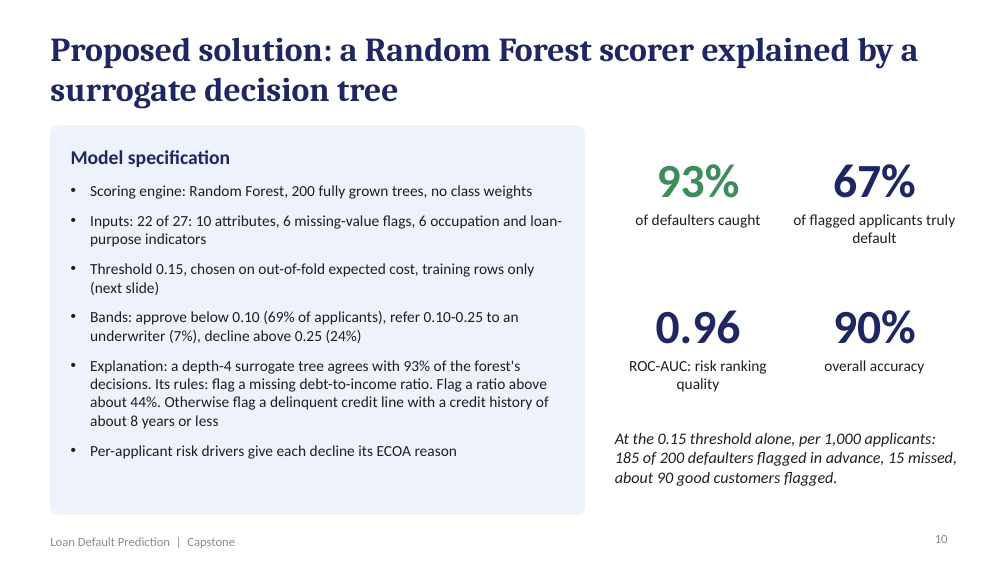
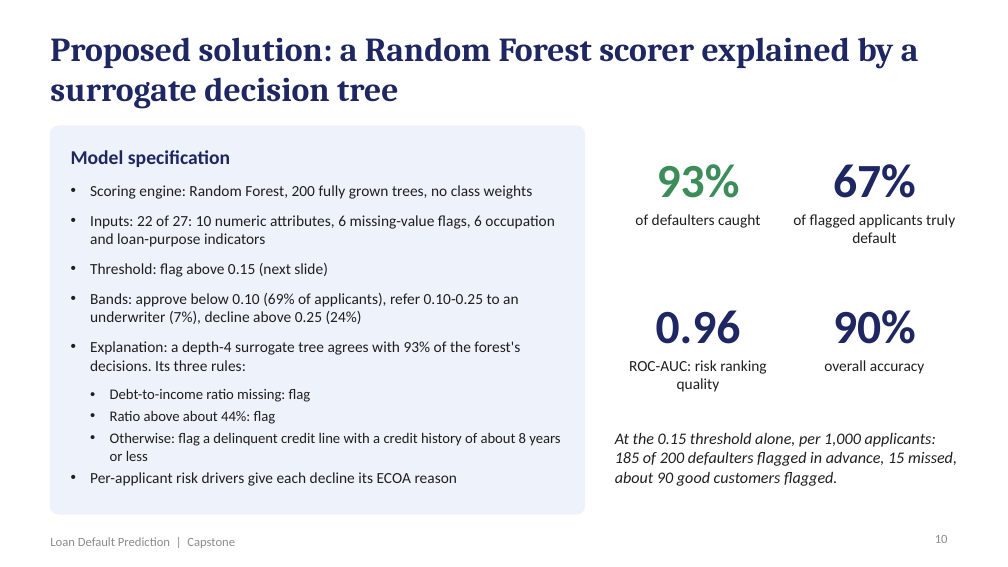
Before and after one commit to shubham1891/Personal-code, a slide deck: slide 10 of presentation/Loan_Default_Prediction_Presentation.pptx. Drawn at 1008x567 pixels with LibreOffice and Linux fonts; fonts in the diff are those of the drawing. Boxes give left, top, right and bottom in pixels: in the first picture for what was removed or moved away, otherwise in the second. Text is boxed around its words. In the diff, an @@ line names an element or a change of style, - is before the commit and + after.

```diff
--- a/presentation/Loan_Default_Prediction_Presentation.pptx
+++ b/presentation/Loan_Default_Prediction_Presentation.pptx
@@ text at (x1=90, y1=215, x2=554, y2=277): text changed @@
-• Inputs: 22 of 27: 10 attributes, 6 missing-value flags, 6 occupation and loan-purpose indicators
-• Threshold 0.15, chosen on out-of-fold expected cost, training rows only (next slide)
+• Inputs: 22 of 27: 10 numeric attributes, 6 missing-value flags, 6 occupation and loan-purpose indicators
+• Threshold: flag above 0.15 (next slide)
@@ text at (x1=90, y1=341, x2=560, y2=461): text changed; size 11 to 10.5 pt @@
-• Explanation: a depth-4 surrogate tree agrees with 93% of the forest's decisions. Its rules: flag a missing debt-to-income ratio. Flag a ratio above about 44%. Otherwise flag a delinquent credit line with a credit history of about 8 years or less
+• Explanation: a depth-4 surrogate tree agrees with 93% of the forest's decisions. Its three rules:
+  • Debt-to-income ratio missing: flag
+  • Ratio above about 44%: flag
+  • Otherwise: flag a delinquent credit line with a credit history of about 8 years or less
```
Also in this commit, not shown: 8 other slides changed, 2 other files.
